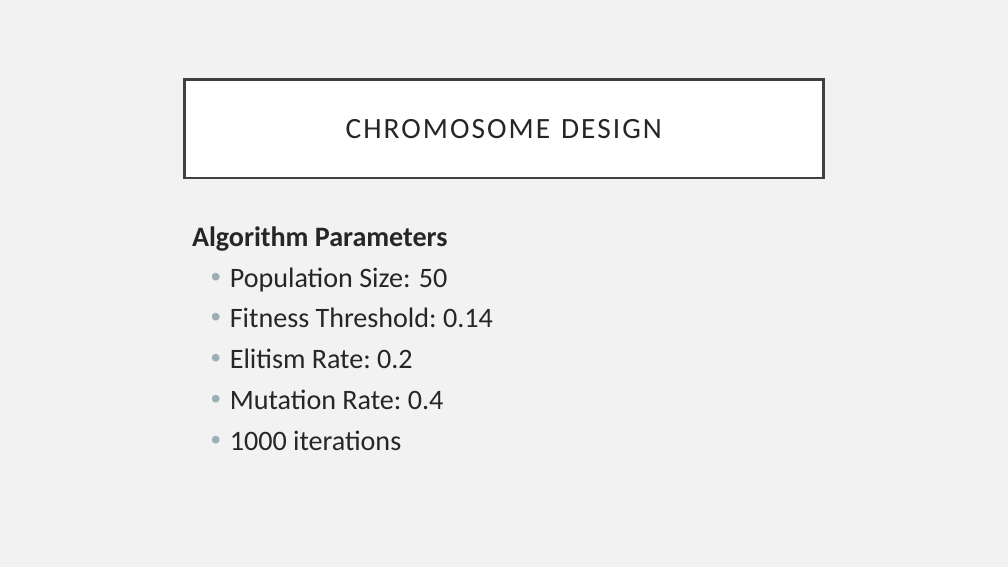
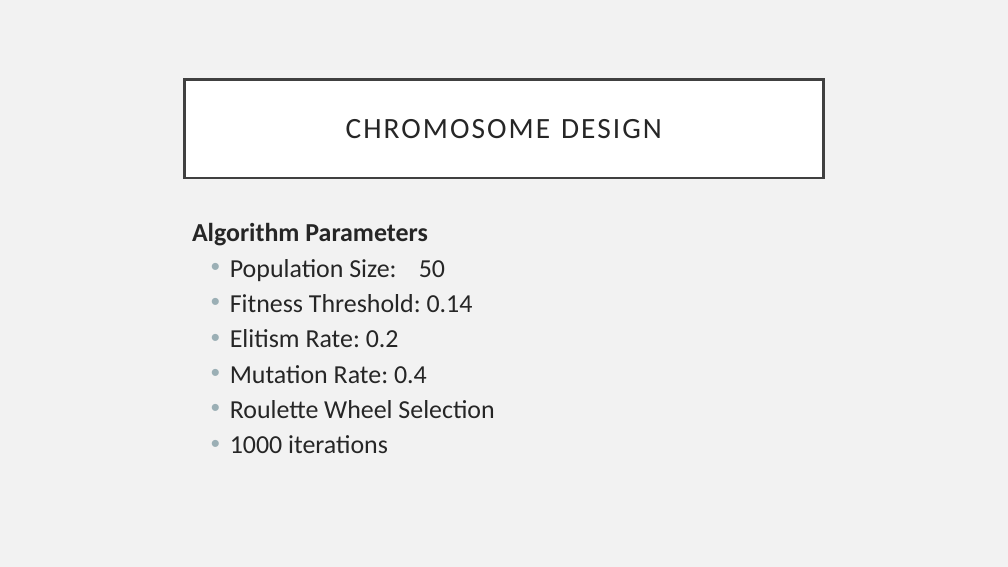
Before and after one commit to JNM-2T17/ActivityScheduler, a slide deck: slide 26 of documentations/CSC755M_FernandezPoblete_Symposium_v2.pptx (slide 23 before the commit). Drawn at 1008x567 pixels with LibreOffice and Linux fonts; fonts in the diff are those of the drawing. Boxes give left, top, right and bottom in pixels: in the first picture for what was removed or moved away, otherwise in the second. Text is boxed around its words. In the diff, an @@ line names an element or a change of style, - is before the commit and + after.

```diff
--- a/documentations/CSC755M_FernandezPoblete_Symposium_v2.pptx
+++ b/documentations/CSC755M_FernandezPoblete_Symposium_v2.pptx
@@ text at [192, 222, 473, 453]: size 26.8 to 24.6 pt in "Algorithm Parameters", "Population Size: 50", "Fitness Threshold: 0.14", "Elitism Rate: 0.2" and 2 more places; line spacing 0.9 to 0.8 @@
@@ text at [230, 400, 494, 418]: paragraph added @@
+  • Roulette Wheel Selection
```
Also in this commit, not shown: 3 other slides changed, 4 slides added, 3 other files.
